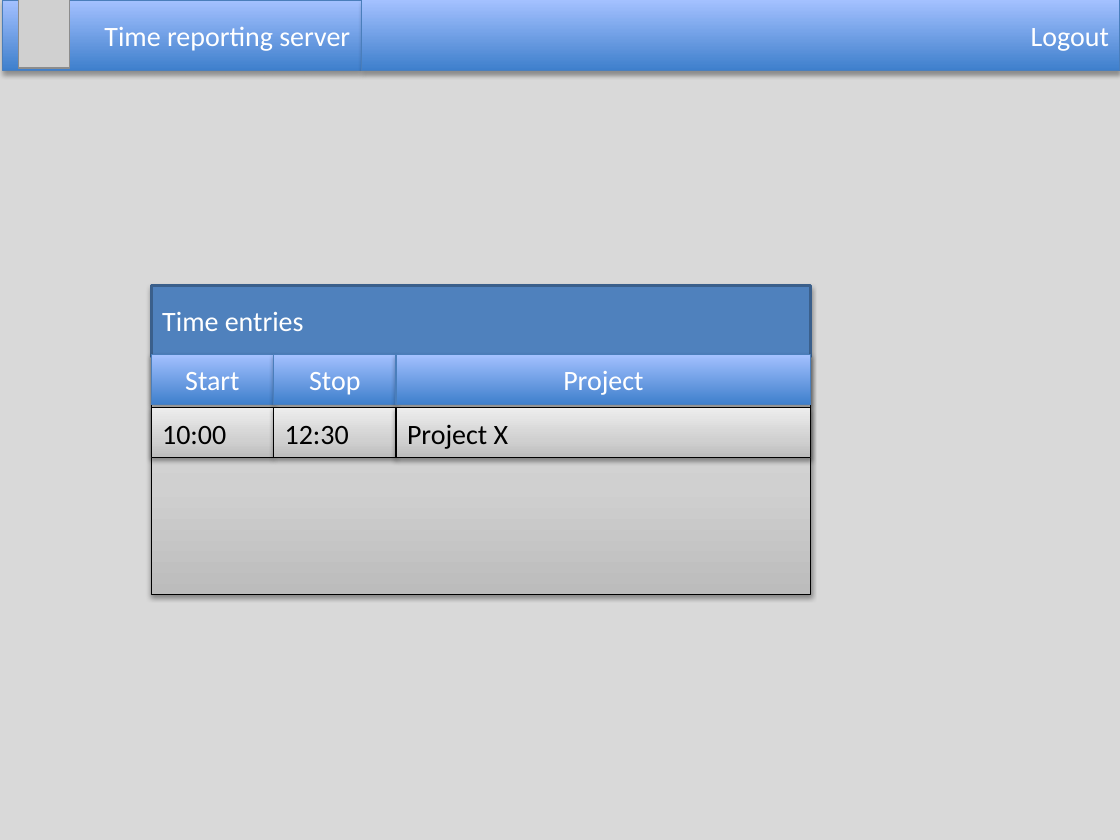
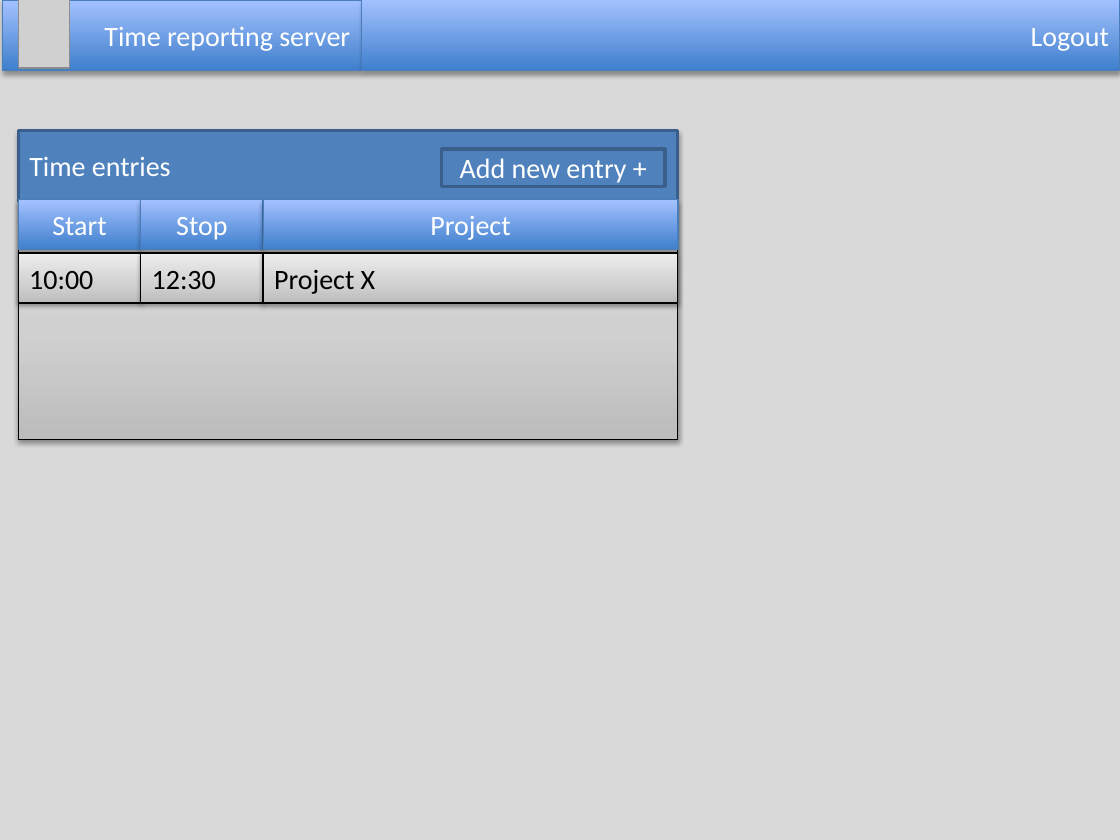
Before and after one commit to hirro/be-worktajm, a slide deck: slide 1 of documents/gui/prototype.pptx. Drawn at 1120x840 pixels with LibreOffice and Linux fonts; fonts in the diff are those of the drawing; grey boxes stand for pictures. Boxes give left, top, right and bottom in pixels: in the first picture for what was removed or moved away, otherwise in the second. Text is boxed around its words. In the diff, an @@ line names an element or a change of style, - is before the commit and + after.

```diff
--- a/documents/gui/prototype.pptx
+++ b/documents/gui/prototype.pptx
@@ 6 rectangles: place and size @@
-6 rectangles at (151, 286, 811, 595)
+6 rectangles at (18, 130, 678, 439)
@@ rectangle added at (441, 149, 664, 186), fill #4F81BD, outline #3A5F8C 2 pt, 18 pt, text #FFFFFF @@
+Add new entry +
@@ rectangle "Stop": place and size @@
-rectangle "Stop" at (273, 355, 395, 405)
+rectangle "Stop" at (141, 199, 263, 250)
@@ rectangle "12:30": place and size @@
-rectangle "12:30" at (273, 408, 395, 458)
+rectangle "12:30" at (141, 253, 263, 304)
```
